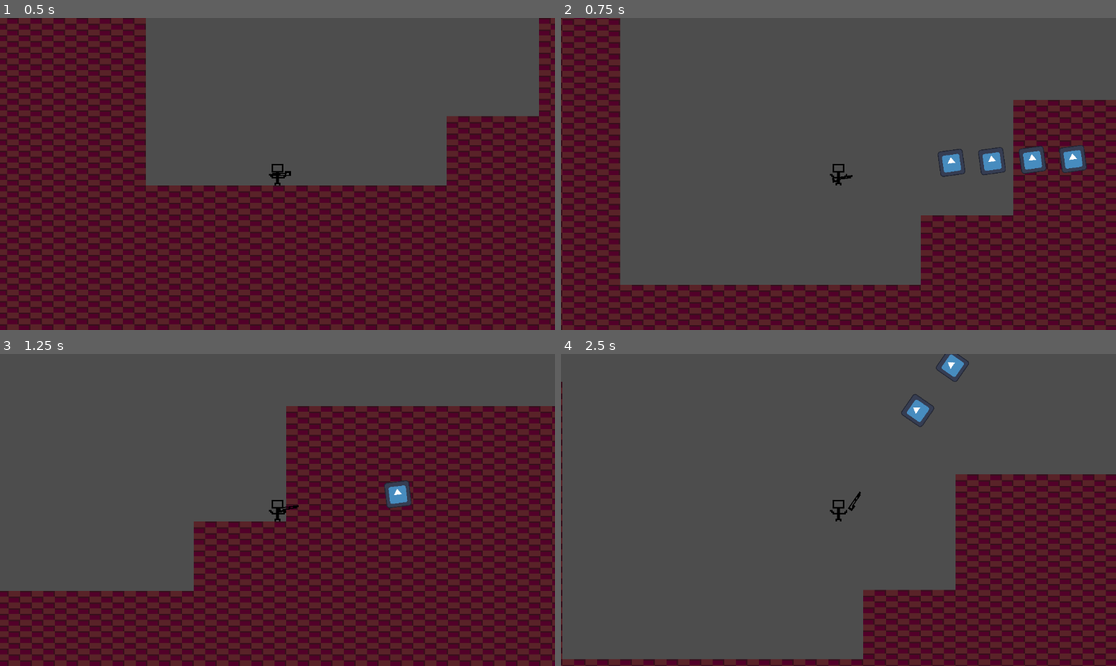
Above: before the commit, frames 1-4 (two rows, left to right).
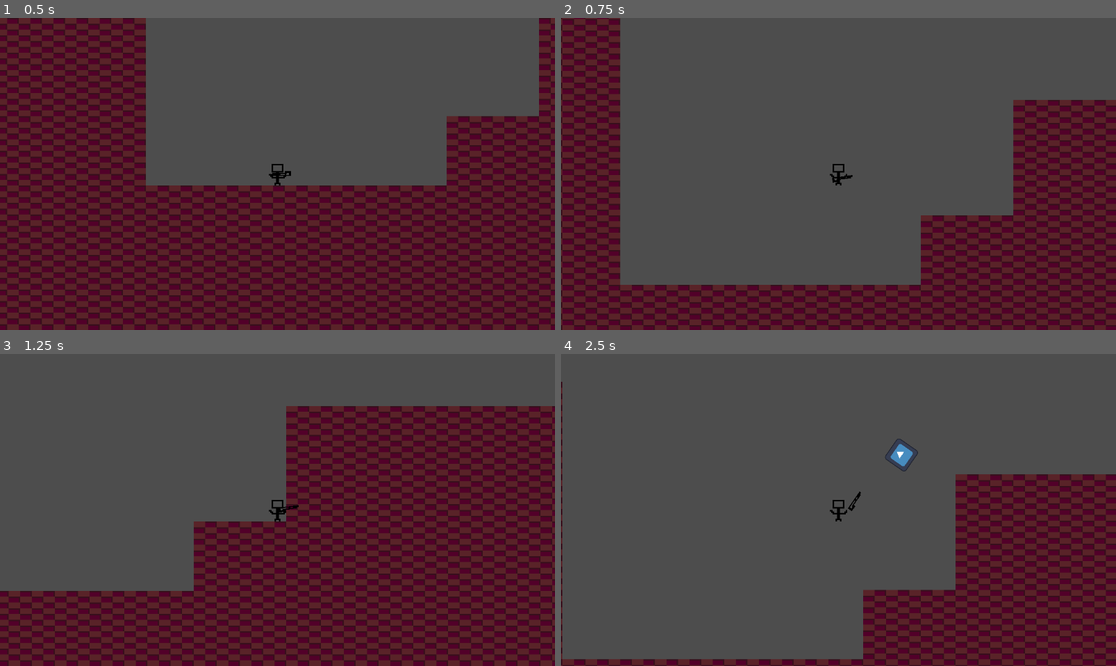
Above: after the commit, the same moments.

Repository: ItsPlagueDoctor/FireShooter
Game: Godot game, scene res://game.tscn
Two runs of this game, one before a commit and one after it. Both use one fixed random seed, a clock stepped at 60 frames per second and the inputs below. The engine's default icon, where the game draws it, is replaced by a stand-in: a white triangle on a blue panel in a dark square.
Inputs (mouse positions are in pixels of both pictures, inside the frame that each line leads up to):
- Up to frame 1 (0.5 s): no input
- Up to frame 2 (0.75 s): tap Enter (ui_accept) at 0.5 s; move the mouse to (960, 158) at 0.52 s; press the mouse at (960, 158) at 0.53 s; hold D (move right) from 0.53 s (still down)
- Up to frame 3 (1.25 s): keep holding D (move right); tap Enter (ui_accept) at 0.77 s
- Up to frame 4 (2.5 s): move the mouse to (727, 525) at 1.27 s; release the mouse at (727, 525) at 1.28 s; click (727, 525) at 1.35 s; tap Enter (ui_accept) at 1.52 s; move the mouse to (894, 441) at 2.02 s; release D (move right) at 2.03 s; press the mouse at (894, 441) at 2.03 s; hold A (move left) from 2.03 s (still down)

Frame 1 is identical in both runs. In frame 2, 1.2% of the frame differs, in the area x 67-95%, y 40-52%; in frame 3, 0.4%; in frame 4, 0.7%.

Commit message:
V1.0 of game, no skins only moving and shooting

Diff:
--- a/Scripts/Bullet.gd
+++ b/Scripts/Bullet.gd
@@ -1,19 +1,19 @@
 extends Area2D
 
-const speed = 2000
-var timer = 0.0
-var wait_time = 0.01
+const bulletdrop = 500
+const speed = 100
+var velocity = Vector2.ZERO
 
 func _ready():
 	set_as_top_level(true)
 
 func _process(delta):
 	position += Vector2.RIGHT.rotated(rotation) * speed * delta
+	position += Vector2.DOWN.rotated(rotation) * bulletdrop * delta
 
 func _physics_process(delta):
-	timer += delta
-	if timer >= wait_time:
-		set_physics_process(false)
+	await(get_tree().create_timer(0.01).timeout)
+	set_physics_process(false)
 
 
 func _on_visible_on_screen_notifier_2d_screen_exited():
--- a/Scripts/Weapon.gd
+++ b/Scripts/Weapon.gd
@@ -19,5 +19,5 @@
 		bullet_instance.global_position = $Marker2D.global_position
 		get_parent().add_child(bullet_instance)
 		can_fire = false
-		await(get_tree().create_timer(0.2))
+		await(get_tree().create_timer(0.2).timeout)
 		can_fire = true
